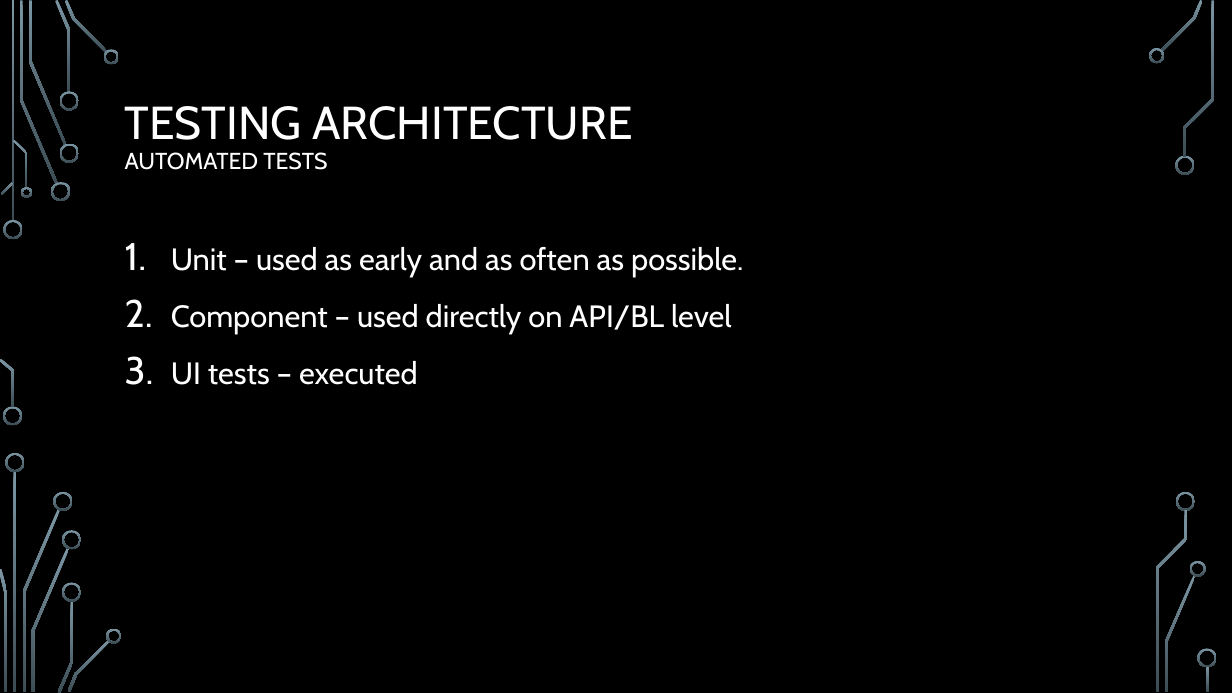
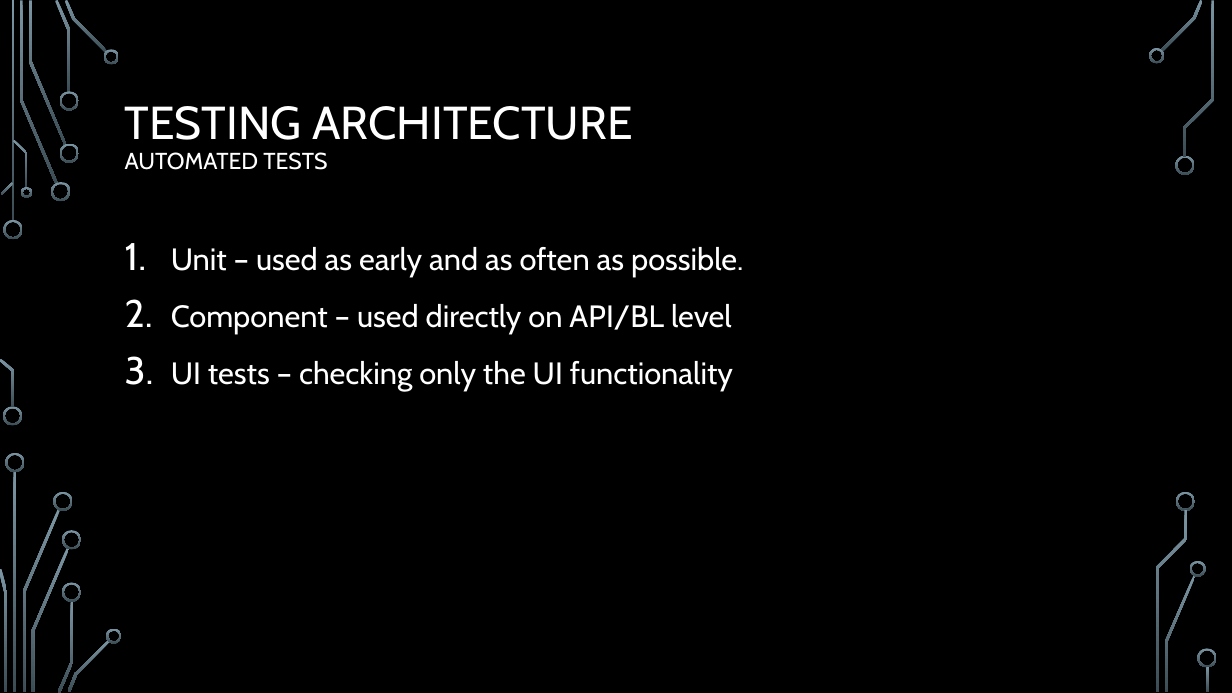
Before and after one commit to nielu/LoanCalculator, a slide deck: slide 3 of Loan calculator tests.pptx. Drawn at 1232x693 pixels with LibreOffice and Linux fonts; fonts in the diff are those of the drawing; background and template pictures are left out. Boxes give left, top, right and bottom in pixels: in the first picture for what was removed or moved away, otherwise in the second. Text is boxed around its words. In the diff, an @@ line names an element or a change of style, - is before the commit and + after.

```diff
--- a/Loan calculator tests.pptx
+++ b/Loan calculator tests.pptx
@@ text at [171,361,733,391]: text changed @@
-3. UI tests – executed
+3. UI tests – checking only the UI functionality
```
Also in this commit, not shown: 2 other slides changed.
